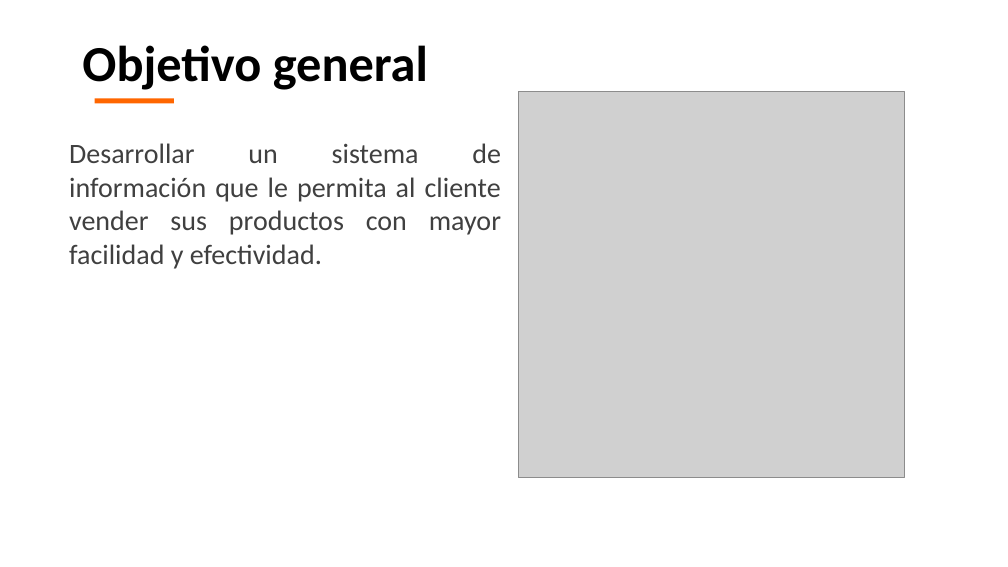
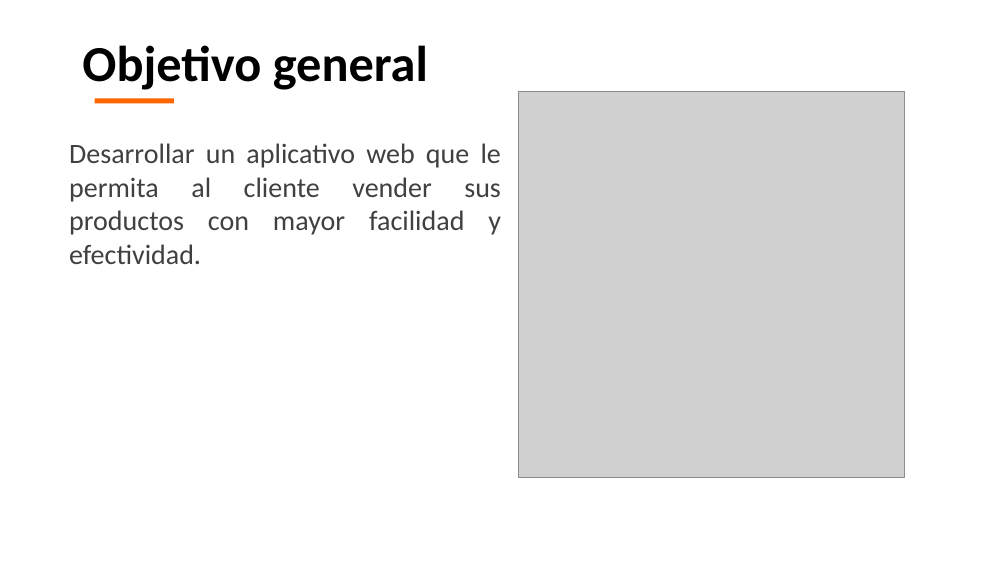
Before and after one commit to DanielAlfaro2222/proyecto-salecold, a slide deck: slide 5 of 01-Analisis/01-Componente metodologico/Proyecto.pptx. Drawn at 1008x567 pixels with LibreOffice and Linux fonts; fonts in the diff are those of the drawing; grey boxes stand for pictures; background and template pictures are left out. Boxes give left, top, right and bottom in pixels: in the first picture for what was removed or moved away, otherwise in the second. Text is boxed around its words. In the diff, an @@ line names an element or a change of style, - is before the commit and + after.

```diff
--- a/01-Analisis/01-Componente metodologico/Proyecto.pptx
+++ b/01-Analisis/01-Componente metodologico/Proyecto.pptx
@@ text at (69,143,501,264): text changed @@
-Desarrollar un sistema de información que le permita al cliente vender sus productos con mayor facilidad y efectividad.
+Desarrollar un aplicativo web que le permita al cliente vender sus productos con mayor facilidad y efectividad.
```
Also in this commit, not shown: 2 other slides changed.
